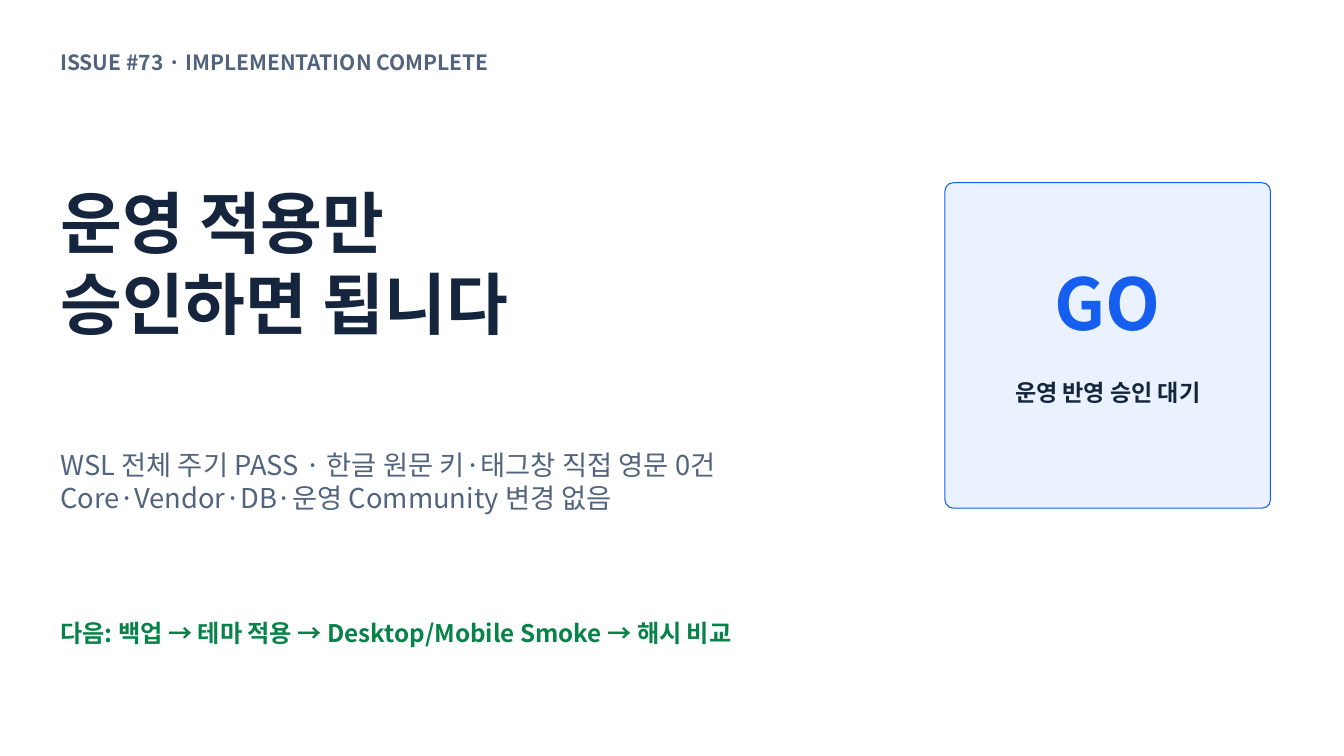
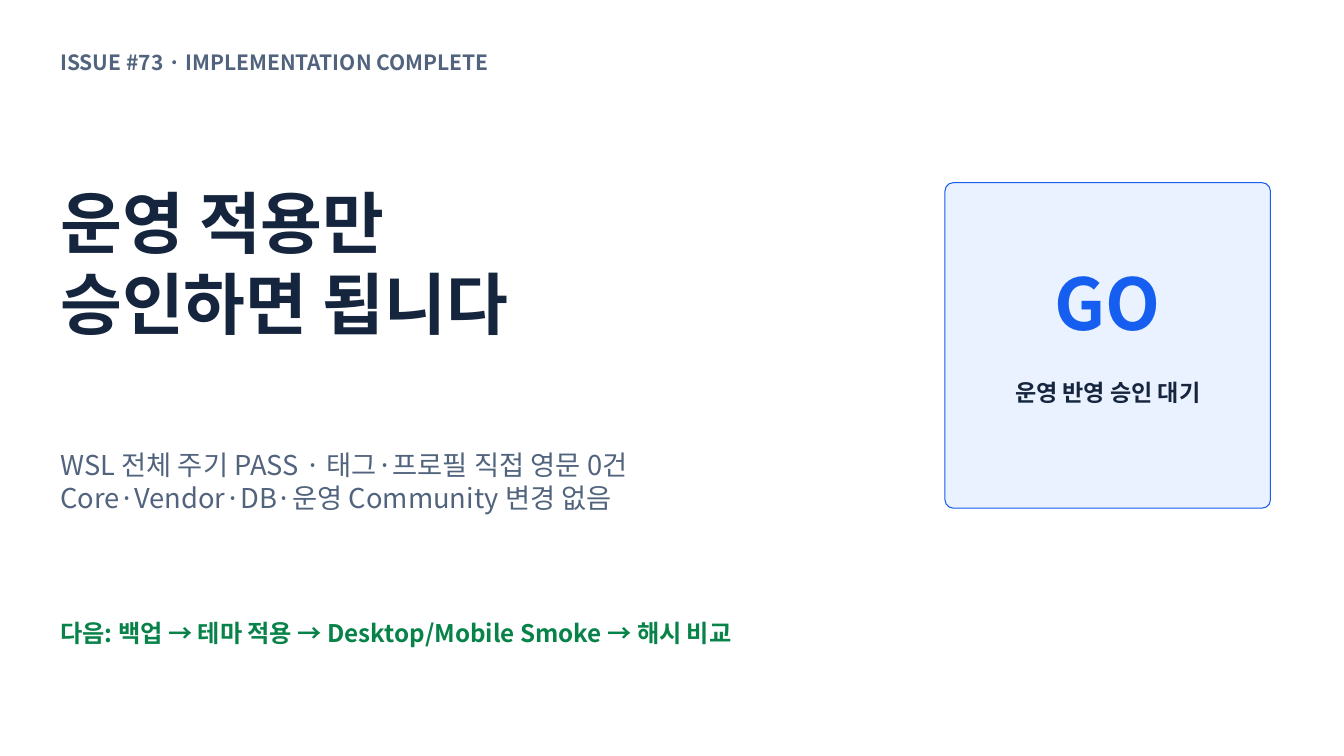
Before and after one commit to ablecloud-team/ablestack-techflow, a slide deck: slide 8 of output/presentation/techflow-community-ui-modernization.pptx (slide 7 before the commit). Drawn at 1344x756 pixels with LibreOffice and Linux fonts; fonts in the diff are those of the drawing. Boxes give left, top, right and bottom in pixels: in the first picture for what was removed or moved away, otherwise in the second. Text is boxed around its words. In the diff, an @@ line names an element or a change of style, - is before the commit and + after.

Commit message:
홈 탐색 버튼 제거 및 프로필 디자인 통일

```diff
--- a/output/presentation/techflow-community-ui-modernization.pptx
+++ b/output/presentation/techflow-community-ui-modernization.pptx
@@ text at <box>60,452,627,477</box>: text changed @@
-WSL 전체 주기 PASS · 한글 원문 키·태그창 직접 영문 0건
+WSL 전체 주기 PASS · 태그·프로필 직접 영문 0건
```
Also in this commit, not shown: 2 other slides changed, 1 slide added, 22 other files.
